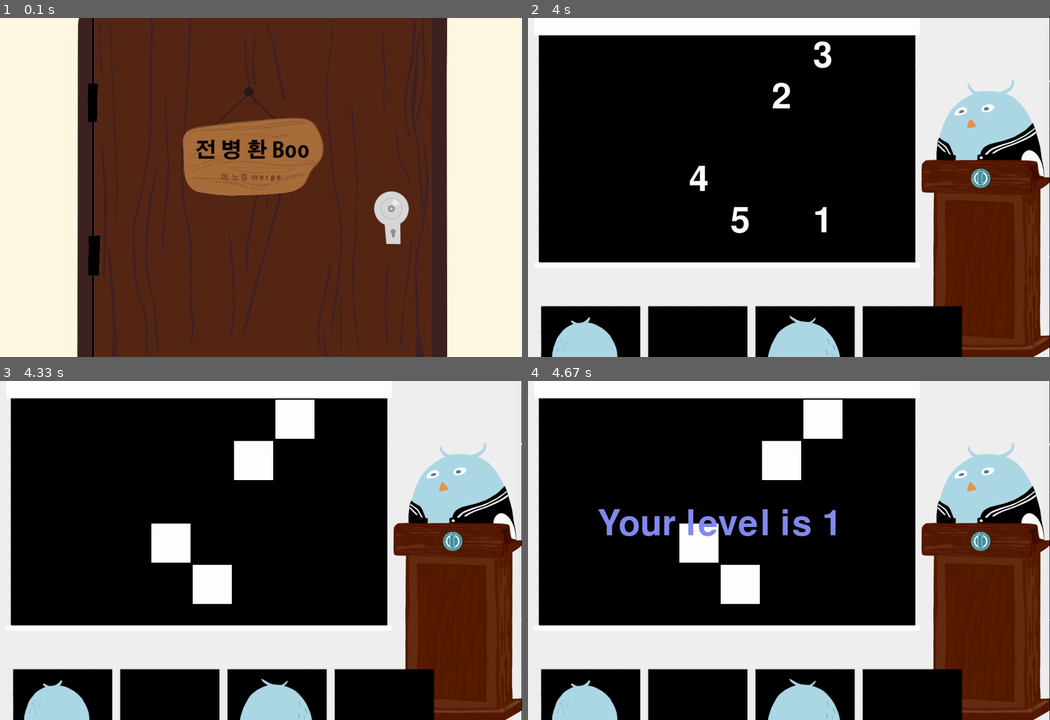
Above: before the commit, frames 1-4 (two rows, left to right).
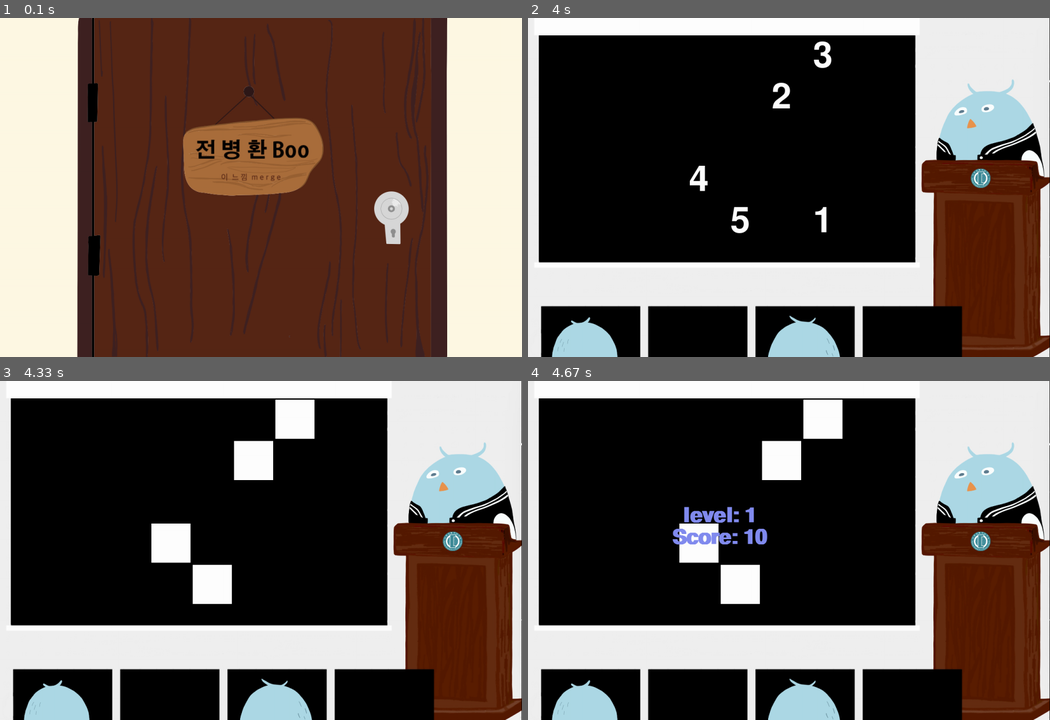
Above: after the commit, the same moments.

Repository: iank1m/OSS-Project_pygame
Game: pygame game, started from memory_game.py
Same seed, same stepped clock (60 frames per second), same inputs: the game is played once before the commit and once after it.
Inputs (mouse positions are in pixels of both pictures, inside the frame that each line leads up to):
- Up to frame 1 (0.1 s): no input
- Up to frame 2 (4 s): click "1" at 3.88 s
- Up to frame 3 (4.33 s): click "1" at 4.22 s
- Up to frame 4 (4.67 s): click (736, 581) at 4.55 s

Frames 1-3 are identical in both runs. In frame 4, 2.0% of the frame differs, in the area x 13-59%, y 37-49%.

Commit message:
Update memory_game.py
점수 기능 추가

Diff:
--- a/memory_game.py
+++ b/memory_game.py
@@ -83,6 +83,37 @@
             text_rect = cell_text.get_rect(center=rect.center)
             screen.blit(cell_text, text_rect)
 
+# 점수 화면에 기록
+score = 0
+stagescore = 0
+stagestair = 1000
+def draw_score():
+    # score 기록
+    font_01 = pygame.font.SysFont("FixedSsy", 70, True, False)
+    text_score = font_01.render("Score: " + str(score), True, BLUE)
+    text_score_rect = text_score.get_rect(center=(screen_width/2 - 160, screen_height/2 - 30))
+    screen.blit(text_score, text_score_rect)
+    # level 기록
+    text_level = font_01.render(f"level: {curr_level}", True, BLUE)
+    text_level_rect = text_level.get_rect(center=(screen_width/2 - 160, screen_height/2 - 80))
+    screen.blit(text_level, text_level_rect)
+
+# 점수 증가 시키기
+def increase_score(level):
+    global score, stagescore
+
+    score += 10     # 점수 10점 추가
+
+    # STAGE별 증가율을 위한 stair 값 설정
+    if level == 1:
+        stair = stagestair
+    else:
+        stair = (level - 1) * stagestair
+
+    # 스테이지 별 증가율에 따른 STAGE 증가
+    if score >= stagestair + stair:
+        level += 1
+        stagescore = stagescore + stair
 
 # pos 에 해당하는 버튼 확인
 def check_buttons(pos):
@@ -101,6 +132,7 @@
         if button.collidepoint(pos):
             if button == number_buttons[0]: # 올바른 숫자 클릭
                 print("Correct")
+                increase_score(curr_level)
                 del number_buttons[0]
                 if not hidden:
                     hidden = True # 숫자 숨김 처리
@@ -119,11 +151,13 @@
 def game_over():
     global running
     running = False
-
+    draw_score()
+    '''
     msg = game_font.render(f"Your level is {curr_level}", True, BLUE)
     msg_rect = msg.get_rect(center=(screen_width/2 - 160, screen_height/2 - 60))
 
     screen.blit(msg, msg_rect)
+    '''
 
 # 초기화
 pygame.init()
